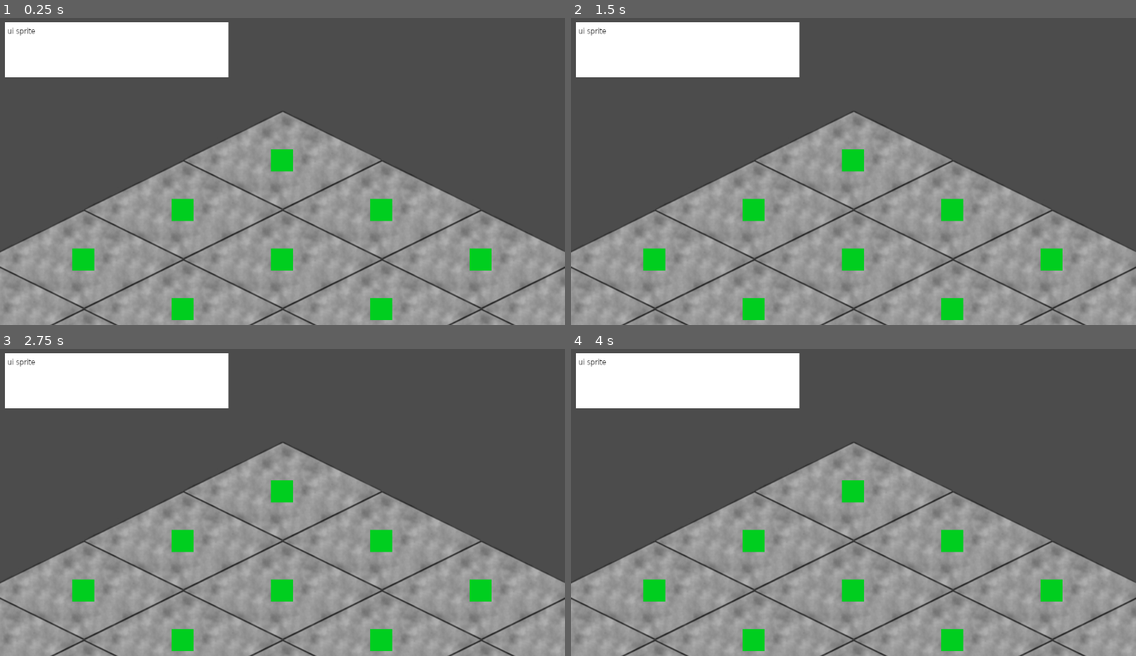
Above: before the commit, frames 1-4 (two rows, left to right).
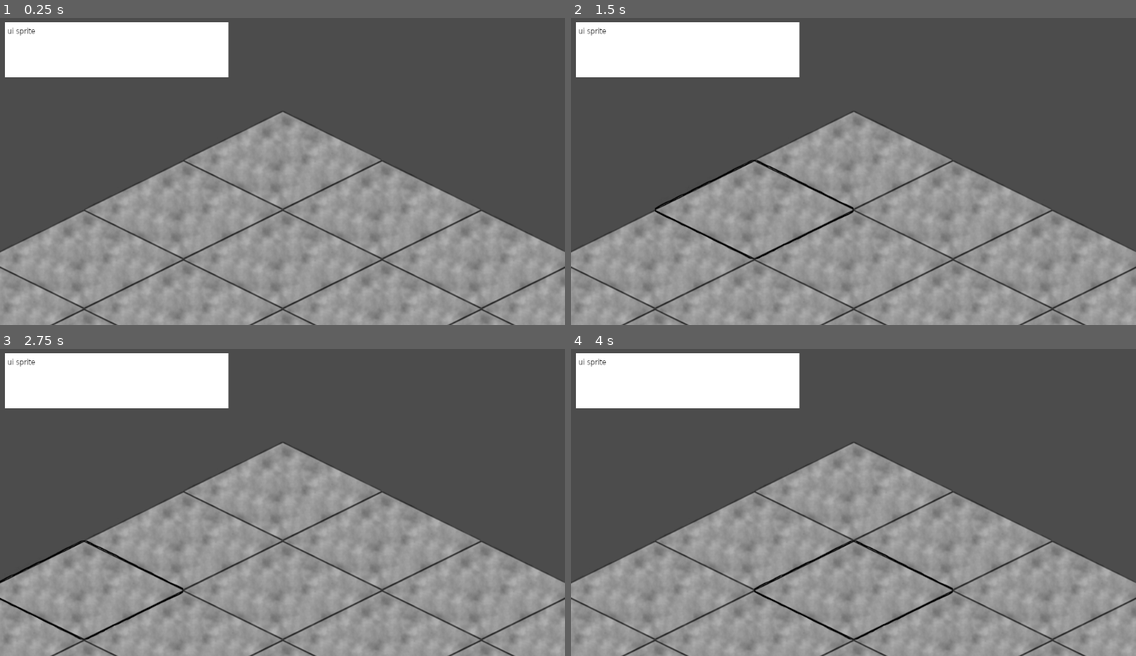
Above: after the commit, the same moments.

Repository: Gad3lan/QuarantineJam
Game: Godot game, scene res://Scenes/General.tscn
Same seed, same stepped clock (60 frames per second), same inputs: the game is played once before the commit and once after it.
Inputs (mouse positions are in pixels of both pictures, inside the frame that each line leads up to):
- Up to frame 1 (0.25 s): no input
- Up to frame 2 (1.5 s): tap Enter at 0.5 s; click (853, 159) at 0.67 s; tap Space at 1.25 s; move the mouse to (751, 208) at 1.27 s; click (751, 208) at 1.42 s
- Up to frame 3 (2.75 s): tap Enter at 2 s; move the mouse to (84, 588) at 2.02 s; click (84, 588) at 2.17 s
- Up to frame 4 (4 s): tap Space at 2.75 s; move the mouse to (955, 539) at 2.77 s; click (955, 539) at 2.92 s; tap Enter at 3.5 s; move the mouse to (853, 588) at 3.52 s; click (853, 588) at 3.67 s

The runs differ from the first frame. In frame 1, 2.3% of the frame differs, in the area x 12-87%, y 42-99%; in frame 2, 2.8%; in frame 3, 2.8%; in frame 4, 2.8%.

Commit message:
Passage au premier plan de l'ui

Diff:
--- a/Plenty_of_Plants/Scenes/Camera.tscn
+++ b/Plenty_of_Plants/Scenes/Camera.tscn
@@ -12,3 +12,4 @@
 current = true
 
 [node name="Ui" parent="." instance=ExtResource( 2 )]
+z_index = 2
--- a/Plenty_of_Plants/Scenes/Tile.tscn
+++ b/Plenty_of_Plants/Scenes/Tile.tscn
@@ -20,16 +20,6 @@
 [node name="CollisionPolygon2D" type="CollisionPolygon2D" parent="."]
 polygon = PoolVector2Array( 0.00820923, -88.3135, -178.866, 0.901711, 0.895317, 88.7231, 178.597, 0.901779 )
 
-[node name="Highlight" type="ColorRect" parent="."]
-margin_left = -20.64
-margin_top = -19.3084
-margin_right = 19.36
-margin_bottom = 20.6916
-color = Color( 0, 0.811765, 0.12549, 1 )
-__meta__ = {
-"_edit_use_anchors_": false
-}
-
 [node name="Plant" type="Sprite" parent="."]
 
 [node name="Building" type="Sprite" parent="."]
--- a/Plenty_of_Plants/Scripts/CameraMove.gd
+++ b/Plenty_of_Plants/Scripts/CameraMove.gd
@@ -35,7 +35,7 @@
 	vectorToMove *= sensibility
 	if vectorToMove.length() > 1.0:
 		vectorToMove = vectorToMove/vectorToMove.length()
-	position += maxSpeed * vectorToMove * delta
+	position += maxSpeed * -vectorToMove * delta
 
 # Controle le zoom de camera
 func zoom(direcrion):
